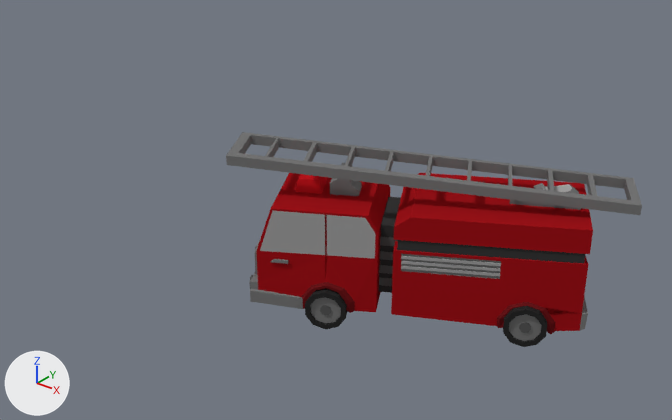
The Blender file all_art/New/Blenderfiles/firetruck.blend: old version first, new version second.
Camera for both pictures: a camera (50 mm lens) standing at (2.32, -4.6, 2.77) and looking at (-0.75, -0.77, 0.39). Lighting does not change. The marker at lower left points along +X, +Y and +Z.

The first picture shows 'firetruck_mesh', 'ladder', 'tires_back', 'tires_front'.
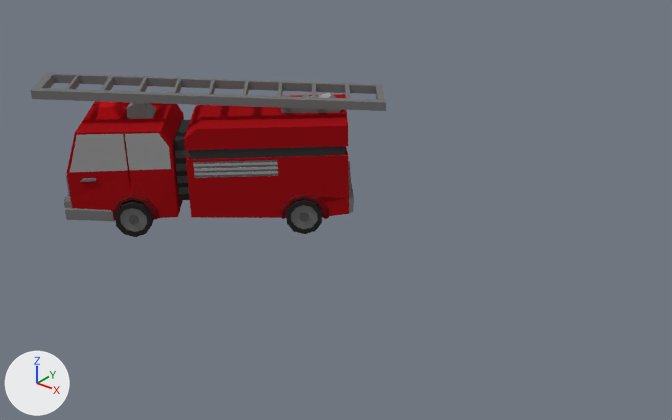
Location of each change, (x1, y1, x2, y2) in pixels of the pictures (672 x 420 px):
'firetruck_mesh', moved, turned
    before: (250, 162, 593, 334)
    after: (64, 93, 354, 221)
'ladder', moved, turned
    before: (226, 132, 642, 215)
    after: (31, 73, 386, 111)
'tires_back', moved, turned
    before: (503, 306, 547, 347)
    after: (286, 198, 322, 234)
'tires_front', moved, turned
    before: (305, 288, 348, 329)
    after: (115, 200, 154, 237)
'lamps', moved, turned
    before: (249, 174, 326, 289)
    after: (64, 101, 124, 206)

The change in detail:
Object 'firetruck_mesh' (ob_firetruck_mesh) moves from (0.206, -0.607, 0.395) to (-1.421, -0.562, 0.508).
Object 'firetruck_mesh' (ob_firetruck_mesh) turns from (0, 0, 29) to (0.1, -1, 40) degrees about x, y and z.
Object 'tires_back' (ob_tires_back) moves from (0.393, -0.604, 0.14) to (0.394, -0.587, 0.118).
Object 'tires_front' (ob_tires_front) moves from (-0.653, -0.604, 0.14) to (-0.653, -0.604, 0.136).
